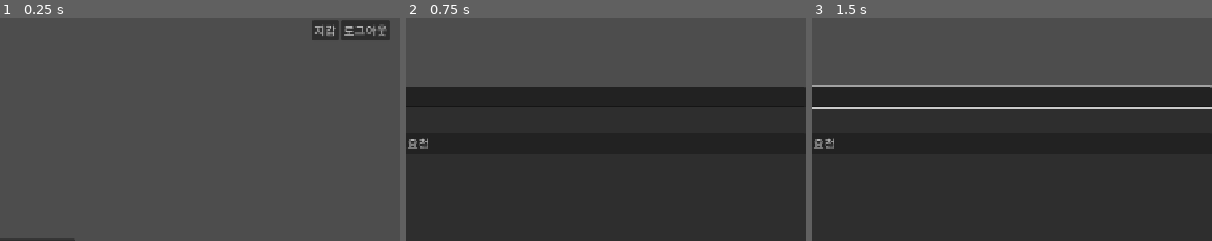
Above: before the commit, frames 1-3 (left to right).
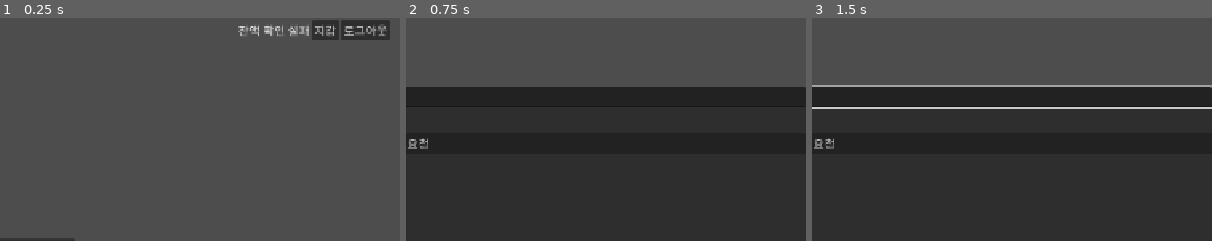
Above: after the commit, the same moments.

Repository: modify879/board-game-godot
Game: Godot game, scene res://lobby/lobby.tscn
The game is run twice, just before and just after one commit, with the same random seed, the same clock (stepped at 60 frames per second) and the same inputs. This scene is started directly instead of the project's main scene.
Inputs (mouse positions are % of the whole screen's width and height, from its top left):
- Up to frame 1 (0.25 s): no input
- Up to frame 2 (0.75 s): click "지갑" at 0.5 s
- Up to frame 3 (1.5 s): click (50, 19) at 1.27 s; type "12" at 1.35 s
The pictures show only the part of the screen within x 50-100%, y 1-51%; the shares and areas given below are measured in that part.

The runs differ from the first frame. In frame 1, 0.4% of the frame differs, in the area x 59-78%, y 3-9%; in frame 2, nothing differs; in frame 3, nothing differs.

Commit message:
fix(lobby): 공용 페이저를 쓰고 취소 실패 뒤 다시 누를 수 있게 한다

Diff:
--- a/lobby/lobby.gd
+++ b/lobby/lobby.gd
@@ -36,6 +36,8 @@
 	var r := await Api.request(HTTPClient.METHOD_GET, "/api/wallet")
 	if r.ok:
 		balance_label.text = "잔액 %s" % Format.comma(int(r.data.balance))
+	else:
+		balance_label.text = "잔액 확인 실패"
 
 
 func _on_logout_pressed() -> void:
--- a/lobby/wallet.gd
+++ b/lobby/wallet.gd
@@ -35,14 +35,14 @@
 @onready var empty_label: Label = %EmptyLabel
 
 # 목록 탭별 페이저 (DEPOSIT, WITHDRAW, LEDGER 순)
-@onready var pagers: Array[HBoxContainer] = [%DepositPager, %WithdrawPager, %Pager]
+@onready var pagers: Array[Pager] = [
+	Pager.new(%DepositPager, %DepositPrev, %DepositPage, %DepositNext),
+	Pager.new(%WithdrawPager, %WithdrawPrev, %WithdrawPage, %WithdrawNext),
+	Pager.new(%Pager, %PrevButton, %PageLabel, %NextButton),
+]
 @onready var prevs: Array[Button] = [%DepositPrev, %WithdrawPrev, %PrevButton]
-@onready var page_labels: Array[Label] = [%DepositPage, %WithdrawPage, %PageLabel]
 @onready var nexts: Array[Button] = [%DepositNext, %WithdrawNext, %NextButton]
 
-var pages := [0, 0, 0]
-var total_pages := [0, 0, 0]
-var gens := [0, 0, 0] # 목록 응답이 낡았는지 가리는 세대
 var _busy := false
 # 입력이 바뀌거나 성공했을 때만 새 키 — 실패 뒤 그대로 다시 누르면 같은 키가 나가 요청이 두 번 생기지 않는다
 var deposit_key := ""
@@ -61,8 +61,8 @@
 		e.text_changed.connect(func(_t: String) -> void: _new_withdraw_key())
 	var loaders := [_load_deposits, _load_withdrawals, _load_ledger]
 	for k in 3:
-		prevs[k].pressed.connect(func() -> void: loaders[k].call(pages[k] - 1))
-		nexts[k].pressed.connect(func() -> void: loaders[k].call(pages[k] + 1))
+		prevs[k].pressed.connect(func() -> void: loaders[k].call(pagers[k].page - 1))
+		nexts[k].pressed.connect(func() -> void: loaders[k].call(pagers[k].page + 1))
 	_load_balance()
 	_load_tab(tabs.current_tab)
 
@@ -78,9 +78,9 @@
 func _load_tab(index: int) -> void:
 	error_label.hide()
 	match index:
-		0: _load_deposits(pages[DEPOSIT])
-		1: _load_withdrawals(pages[WITHDRAW])
-		2: _load_ledger(pages[LEDGER])
+		0: _load_deposits(pagers[DEPOSIT].page)
+		1: _load_withdrawals(pagers[WITHDRAW].page)
+		2: _load_ledger(pagers[LEDGER].page)
 
 
 ## 요청 중에는 뒤로 가지 못하게 한다 — 화면이 해제된 노드에서 응답이 재개되지 않게
@@ -102,34 +102,19 @@
 		_show_error(r.error)
 
 
-## 목록 응답을 받은 뒤 공통 처리. 낡았거나 실패·마지막 페이지 초과면 false (초과는 마지막 페이지로 다시 읽는다)
+## 목록 응답 공통 처리 뒤 false 면 호출부가 끝낸다. 실패 오류는 낡은 응답이 아닐 때만 띄운다
 func _accept(kind: int, gen: int, page: int, r: Dictionary, reload: Callable) -> bool:
-	if gen != gens[kind]:
-		return false
-	if not r.ok:
-		_show_error(r.error)
-		_update_pager(kind)
-		return false
-	var new_total: int = r.data.page.totalPages
-	if page >= new_total and new_total > 0:
-		reload.call(new_total - 1)
-		return false
-	pages[kind] = r.data.page.number
-	total_pages[kind] = new_total
-	return true
-
-
-func _begin(kind: int) -> int:
-	prevs[kind].disabled = true
-	nexts[kind].disabled = true
-	gens[kind] += 1
-	return gens[kind]
+	if await pagers[kind].accept(gen, page, r, reload):
+		return true
+	if not r.ok and not pagers[kind].is_stale(gen):
+		_show_error(r.error)
+	return false
 
 
 func _load_deposits(page: int) -> void:
-	var gen := _begin(DEPOSIT)
+	var gen := pagers[DEPOSIT].begin()
 	var r: Dictionary = await Api.request(HTTPClient.METHOD_GET, "/api/wallet/deposit-requests?page=%d&size=%d" % [page, PAGE_SIZE])
-	if not _accept(DEPOSIT, gen, page, r, _load_deposits):
+	if not await _accept(DEPOSIT, gen, page, r, _load_deposits):
 		return
 	Rows.clear(deposit_rows)
 	for item in Api.page_items(r.data):
@@ -143,15 +128,15 @@
 			status += " (%s)" % item.rejectionReason
 		row.add_child(Rows.label(status))
 		if item.status == "PENDING":
-			row.add_child(_cancel_button("/api/wallet/deposit-requests/%d" % int(item.id), func() -> void: await _load_deposits(pages[DEPOSIT])))
+			row.add_child(_cancel_button("/api/wallet/deposit-requests/%d" % int(item.id), func() -> void: await _load_deposits(pagers[DEPOSIT].page)))
 		deposit_rows.add_child(row)
-	_update_pager(DEPOSIT)
+	pagers[DEPOSIT].update()
 
 
 func _load_withdrawals(page: int) -> void:
-	var gen := _begin(WITHDRAW)
+	var gen := pagers[WITHDRAW].begin()
 	var r: Dictionary = await Api.request(HTTPClient.METHOD_GET, "/api/wallet/withdrawal-requests?page=%d&size=%d" % [page, PAGE_SIZE])
-	if not _accept(WITHDRAW, gen, page, r, _load_withdrawals):
+	if not await _accept(WITHDRAW, gen, page, r, _load_withdrawals):
 		return
 	Rows.clear(withdraw_rows)
 	for item in Api.page_items(r.data):
@@ -164,9 +149,9 @@
 			status += " (%s)" % item.rejectionReason
 		row.add_child(Rows.label(status))
 		if item.status == "PENDING":
-			row.add_child(_cancel_button("/api/wallet/withdrawal-requests/%d" % int(item.id), func() -> void: await _load_withdrawals(pages[WITHDRAW]), true))
+			row.add_child(_cancel_button("/api/wallet/withdrawal-requests/%d" % int(item.id), func() -> void: await _load_withdrawals(pagers[WITHDRAW].page), true))
 		withdraw_rows.add_child(row)
-	_update_pager(WITHDRAW)
+	pagers[WITHDRAW].update()
 
 
 func _cancel_button(path: String, reload: Callable, refund := false) -> Button:
@@ -187,15 +172,17 @@
 	else:
 		error_label.hide()
 	await reload.call()
+	if is_instance_valid(button):
+		button.disabled = false # 취소·재조회가 다 실패해 행이 남았으면 다시 누를 수 있게
 	if r.ok and refund:
 		await _load_balance()
 	_set_busy(false)
 
 
 func _load_ledger(page: int) -> void:
-	var gen := _begin(LEDGER)
+	var gen := pagers[LEDGER].begin()
 	var r: Dictionary = await Api.request(HTTPClient.METHOD_GET, "/api/wallet/ledger?page=%d&size=%d" % [page, PAGE_SIZE])
-	if not _accept(LEDGER, gen, page, r, _load_ledger):
+	if not await _accept(LEDGER, gen, page, r, _load_ledger):
 		return
 	var items := Api.page_items(r.data)
 	Rows.clear(ledger_rows)
@@ -208,14 +195,7 @@
 		row.add_child(Rows.label(sign + Format.comma(int(item.amount))))
 		row.add_child(Rows.label("잔액 %s" % Format.comma(int(item.balanceAfter))))
 		ledger_rows.add_child(row)
-	_update_pager(LEDGER)
-
-
-func _update_pager(kind: int) -> void:
-	pagers[kind].visible = total_pages[kind] > 1
-	page_labels[kind].text = "%d / %d" % [pages[kind] + 1, total_pages[kind]]
-	prevs[kind].disabled = pages[kind] <= 0
-	nexts[kind].disabled = pages[kind] >= total_pages[kind] - 1
+	pagers[LEDGER].update()
 
 
 func _on_deposit() -> void:
